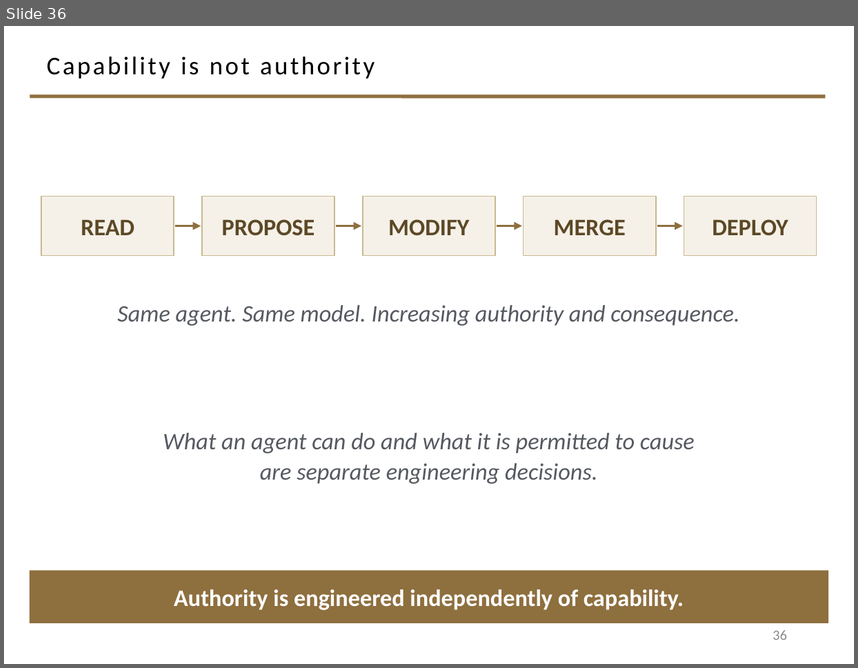
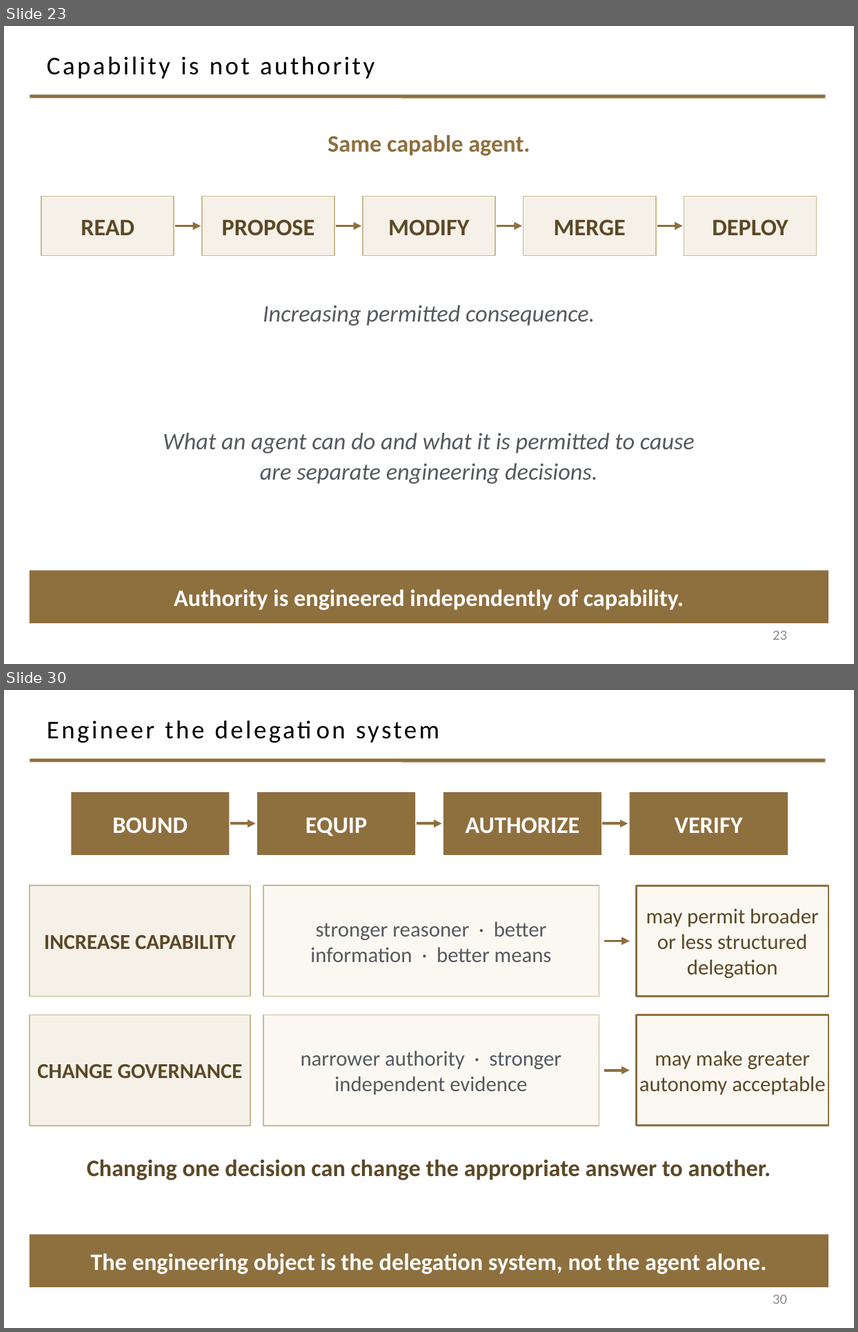
Before and after one commit to davisjam/model-based-agentic-software-engineering, a slide deck: course/lectures/act-2-delegation-and-control/01-delegation/2-1-Agents.pptx. Shown one above the other, each under a label of ours: slide 36 before the commit, slides 23 and 30 after it; the slides between them are not shown. The pictures are 858x668 and 858x1332 pixels, drawn with LibreOffice and Linux fonts; fonts in the diff are those of the drawing; background and template pictures are left out. Boxes give left, top, right and bottom in pixels: in the first picture for what was removed or moved away, otherwise in the second. Text is boxed around its words. In the diff, an @@ line names an element or a change of style, - is before the commit and + after.

```diff
--- a/course/lectures/act-2-delegation-and-control/01-delegation/2-1-Agents.pptx
+++ b/course/lectures/act-2-delegation-and-control/01-delegation/2-1-Agents.pptx
@@ slide 30 added at (4, 690, 854, 1328), background #FFFFFF; not listed: 1 template element that a slide beside it also shows @@
@@ title added at (47, 720, 439, 743), 21.6 pt, text #000000 @@
+Engineer the delegation system
@@ rectangle added at (71, 792, 229, 855), fill #8E6F3E, 20 pt, text #FFFFFF, bold @@
+BOUND
@@ rectangle added at (257, 792, 415, 855), fill #8E6F3E, 20 pt, text #FFFFFF, bold @@
+EQUIP
@@ rectangle added at (444, 792, 602, 855), fill #8E6F3E, 20 pt, text #FFFFFF, bold @@
+AUTHORIZE
@@ rectangle added at (630, 792, 788, 855), fill #8E6F3E, 20 pt, text #FFFFFF, bold @@
+VERIFY
@@ arrow added from (230, 823) to (256, 823), #8E6F3E 2.25 pt @@
@@ arrow added from (417, 823) to (441, 823), #8E6F3E 2.25 pt @@
@@ arrow added from (602, 823) to (628, 823), #8E6F3E 2.25 pt @@
@@ rectangle added at (30, 885, 250, 996), fill #F5F1E8, outline #C9B991 1 pt, 18 pt, text #5C4826, bold @@
+INCREASE CAPABILITY
@@ rectangle added at (263, 885, 599, 996), fill #FBF8F2, outline #C9B991 1 pt, 18 pt, text #555960 @@
+stronger reasoner · better information · better means
@@ rectangle added at (637, 885, 829, 996), fill #FBF8F2, outline #8E6F3E 1.5 pt, 18 pt, text #5C4826 @@
+may permit broader or less structured delegation
@@ arrow added from (604, 940) to (630, 940), #8E6F3E 2.25 pt @@
@@ rectangle added at (30, 1015, 250, 1125), fill #F5F1E8, outline #C9B991 1 pt, 18 pt, text #5C4826, bold @@
+CHANGE GOVERNANCE
@@ rectangle added at (263, 1015, 599, 1125), fill #FBF8F2, outline #C9B991 1 pt, 18 pt, text #555960 @@
+narrower authority · stronger independent evidence
@@ rectangle added at (637, 1015, 829, 1125), fill #FBF8F2, outline #8E6F3E 1.5 pt, 18 pt, text #5C4826 @@
+may make greater autonomy acceptable
@@ arrow added from (604, 1070) to (630, 1070), #8E6F3E 2.25 pt @@
@@ text added at (87, 1159, 771, 1180), 20 pt, text #5C4826, bold @@
+Changing one decision can change the appropriate answer to another.
@@ rectangle added at (30, 1234, 829, 1287), fill #8E6F3E, 20 pt, text #FFFFFF, bold @@
+The engineering object is the delegation system, not the agent alone.
@@ page number added at (773, 1294, 787, 1303), 12 pt, text #8C8C8C @@
+30
@@ what was slide 36 is now slide 23 @@
@@ slide 23 changed as well @@
@@ text added at (328, 135, 530, 156), 20 pt, text #8E6F3E, bold @@
+Same capable agent.
@@ text at (263, 305, 595, 325): text changed @@
-Same agent. Same model. Increasing authority and consequence.
+Increasing permitted consequence.
@@ page number at (773, 630, 787, 639): text changed @@
-36
+23
```
Also in this commit, not shown: 8 other slides changed, 22 other slides added, 30 slides removed, 1 other file.
